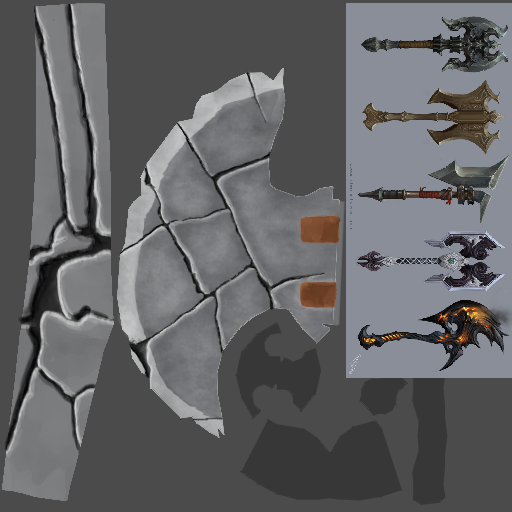
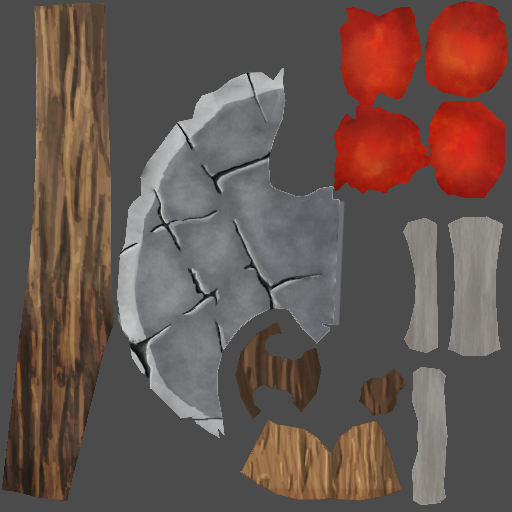
The second w=512, h=512 image is a revision of the first. Changes to its layers:
hid "Axe Reference" over [left=346, top=3, right=512, bottom=378]
removed group "Axe blade" (1st of 2) (15 layers) over [left=117, top=68, right=345, bottom=438]
moved "Axe blade" out of group "Axe blade", painted on it over [left=117, top=68, right=345, bottom=438]
added group "STOKKIE TOKKIE" with 21 layers above "handle" over [left=2, top=3, right=408, bottom=501]
added group "Stok" with 11 layers in group "STOKKIE TOKKIE" over [left=2, top=3, right=114, bottom=501]
"Laag 6": opacity 41% → 100%, moved it into group "Stok", painted on it over [left=2, top=3, right=342, bottom=501]
removed layer "Stone high/shad" from group "Axe blade" over [left=117, top=70, right=340, bottom=438]
removed group "Cracks" (1st of 2, in "Axe blade") (3 layers) from group "Axe blade" over [left=117, top=71, right=336, bottom=422]
removed layer "Shadow Cracks" from group "Cracks" over [left=118, top=71, right=325, bottom=378]
removed layer "Highlight Cracks" from group "Cracks" over [left=117, top=71, right=326, bottom=389]
removed layer "Crack" from group "Cracks" over [left=120, top=73, right=336, bottom=422]
removed layer "Stone texture" (was overlay) from group "Axe blade" over [left=117, top=70, right=340, bottom=438]
removed layer "Axe Color Layer" from group "Axe blade" over [left=117, top=70, right=340, bottom=438]
added layer "Laag 4" in group "Stok" over [left=2, top=3, right=114, bottom=501]
moved "color" into group "sTONE" over [left=2, top=3, right=114, bottom=501]
moved "detail" into group "sTONE" over [left=2, top=3, right=114, bottom=501]
moved "Stick_lower base" into group "Stok" over [left=2, top=3, right=114, bottom=501]
added group "Lower stick" with 3 layers in group "STOKKIE TOKKIE" over [left=2, top=3, right=408, bottom=501]
moved "Stick_Lower" into group "Lower stick" over [left=2, top=3, right=114, bottom=501]
…and 21 more changes (10 added, 2 blend, 3 painted, 4 removed, 7 stack)
